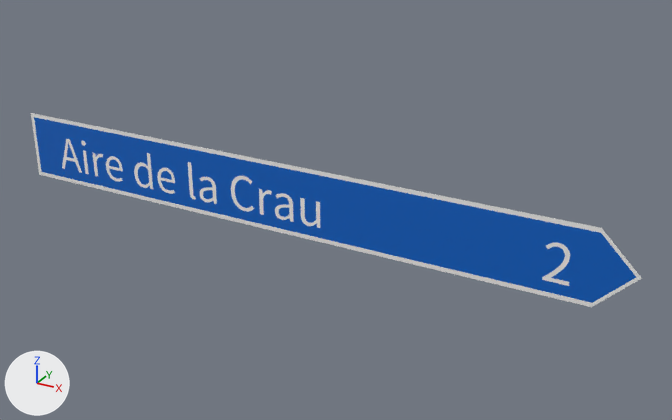
Two versions of the glTF model panneaux/06_D_direction/D47a.glb, one commit apart.
One viewpoint serves both versions: a 50 mm lens placed at (3.83, -6.14, 3.07), pointed at (0.36, 0.16, -0.07). Lighting does not change. The marker at lower left points along +X, +Y and +Z. The picture after the commit comes second. Where no turn or scale is listed for an object, it has been applied to the vertices. Vertices at exactly the same position are counted once.

The first picture shows 'D47a_lis00', 'D47a_reg01', 'D47a_txt02', 'D47a_txt03'.
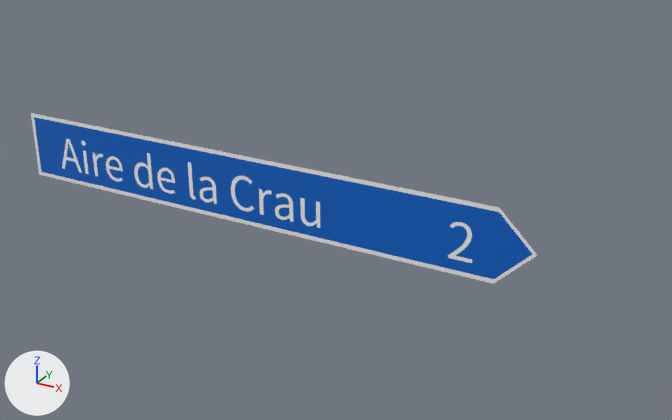
The newer file is also turned or shifted as a whole; pictures and numbers use the older file's frame.

What the commit changed:
me_lis_249 is used by ob_d47a_lis00; location (0.0, -0.002, 0.0).
Before the commit, vertices of me_lis_249: 1 (2.59, 0.0, 0.32) at pixel (601, 227), 2 (2.91, 0.0, 0.0) at pixel (642, 278), 3 (2.59, 0.0, -0.32) at pixel (591, 307), 6 (2.59, 0.0, 0.32) at pixel (601, 227), 7 (2.91, 0.0, 0.0) at pixel (642, 278).
Before the commit, vertices of me_lis_249: 8 (2.59, 0.0, -0.32) at pixel (591, 307).
me_lis_249 had 10 vertices, 16 faces and spanned x -2.91..2.91, y 0.0, z -0.32..0.32.
me_lis_249 now has 10 vertices, 16 faces and spans x -2.91..2.15, y 0.0, z -0.32..0.32.
Part 1, on me_lis_249:
Vertices 1, 2, 3, 6, 7, 8 of me_lis_249 move by (-0.76, 0.0, 0.0).
me_reg_249 is used by ob_d47a_reg01; location (0.0, -0.002, 0.0).
Before the commit, vertices of me_reg_249: 1 (2.59, 0.0, 0.28) at pixel (600, 232), 2 (2.87, 0.0, 0.0) at pixel (636, 277), 3 (2.59, 0.0, -0.28) at pixel (592, 302), 6 (2.59, 0.0, 0.28) at pixel (601, 232), 7 (2.87, 0.0, 0.0) at pixel (636, 277).
Before the commit, vertices of me_reg_249: 8 (2.59, 0.0, -0.28) at pixel (592, 302).
me_reg_249 had 10 vertices, 16 faces and spanned x -2.87..2.87, y 0.0, z -0.28..0.28.
me_reg_249 now has 10 vertices, 16 faces and spans x -2.87..2.11, y 0.0, z -0.28..0.28.
Part 2, on me_reg_249:
Vertices 1, 2, 3, 6, 7, 8 of me_reg_249 move by (-0.76, 0.0, 0.0).
me_t_2757 is used by ob_d47a_txt03; location (2.429, -0.003, 0.0).
me_t_2757 had 178 vertices, 352 faces and spanned x -0.225..-0.022, y 0.0, z -0.19..0.135.
me_t_2757 now has 178 vertices, 352 faces and spans x -0.981..-0.778, y 0.0, z -0.19..0.135.
me_t_2757 part 3: the whole mesh is moved by (-0.756, 0.0, 0.0).

What differs and where, as boxes (x1, y1, x2, y2) in the pictures (672 x 420 px):
'D47a_reg01', reshaped (17% narrower, 13% shorter)
    before: (34, 117, 636, 303)
    after: (34, 117, 532, 279)
'D47a_lis00', reshaped (17% narrower, 12% shorter)
    before: (31, 113, 642, 307)
    after: (31, 113, 537, 284)
'D47a_txt03', moved
    before: (542, 243, 570, 286)
    after: (448, 222, 472, 263)
